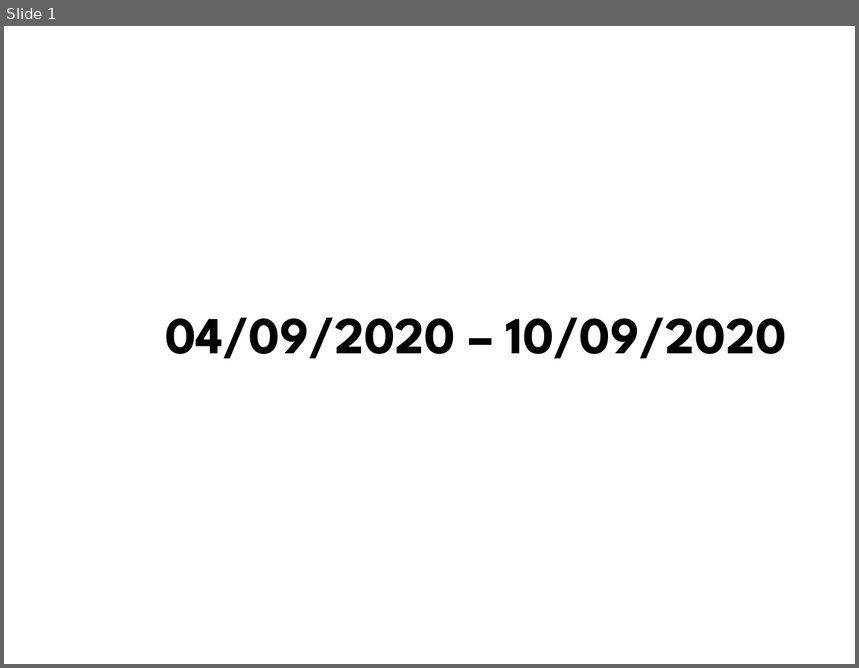
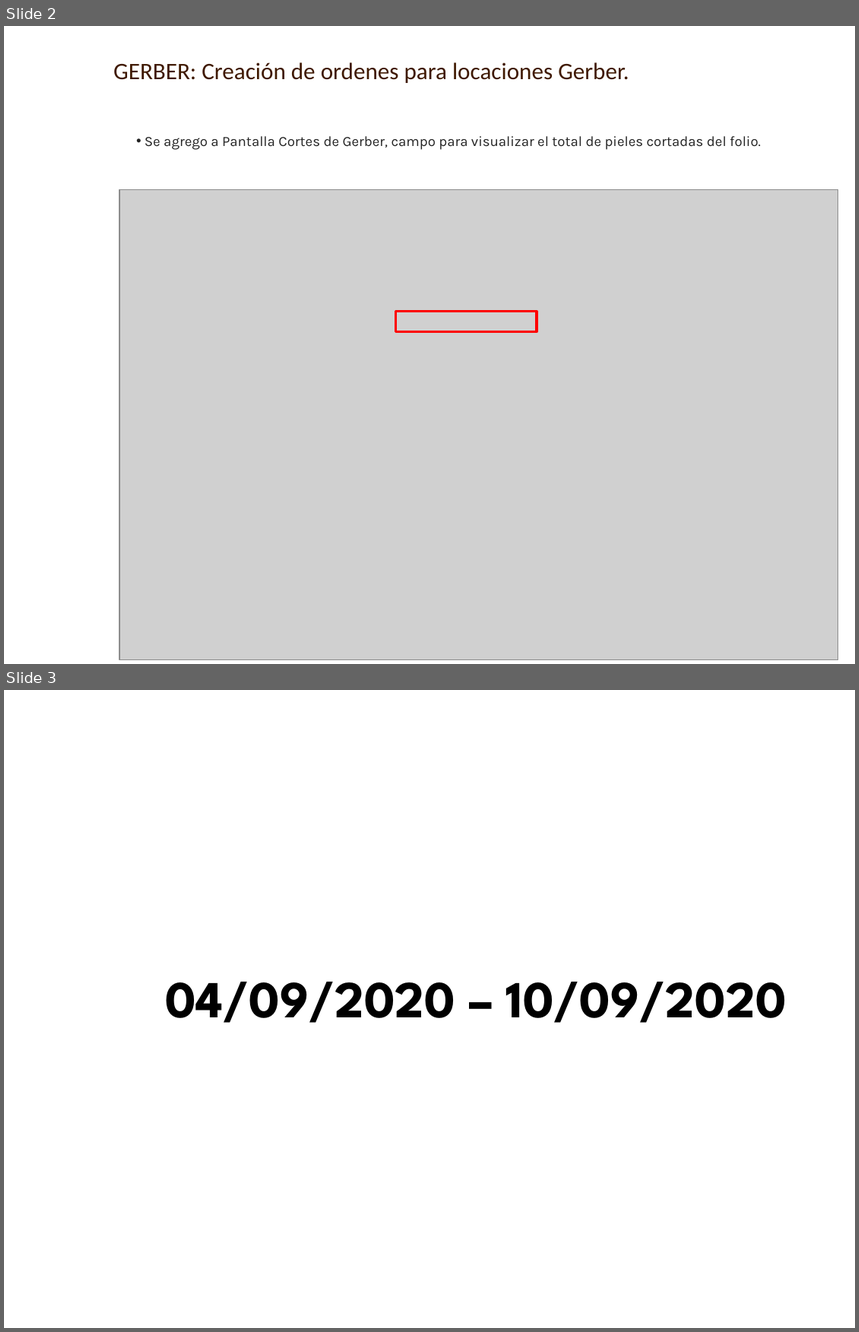
Before and after one commit to AXDELAROSA/CLASIFICACION_PIELES, a slide deck: Scripts_R100_Materiales/CORTES_GERBER/Docs/IT_DEV_CORTES_GERBER_27082020.pptx. Shown one above the other, each under a label of ours: slide 1 before the commit, slides 2 and 3 after it. The pictures are 859x668 and 859x1332 pixels, drawn with LibreOffice and Linux fonts; fonts in the diff are those of the drawing; grey boxes stand for pictures; background and template pictures are left out. Boxes give left, top, right and bottom in pixels: in the first picture for what was removed or moved away, otherwise in the second. Text is boxed around its words. In the diff, an @@ line names an element or a change of style, - is before the commit and + after.

```diff
--- a/Scripts_R100_Materiales/CORTES_GERBER/Docs/IT_DEV_CORTES_GERBER_27082020.pptx
+++ b/Scripts_R100_Materiales/CORTES_GERBER/Docs/IT_DEV_CORTES_GERBER_27082020.pptx
@@ slide 2 added at [4, 26, 855, 664], background picture (left out) @@
@@ text added at [113, 62, 629, 83], 20 pt, text #3F1900 @@
+GERBER: Creación de ordenes para locaciones Gerber.
@@ text added at [145, 136, 761, 150], 12 pt, text #222222 @@
+• Se agrego a Pantalla Cortes de Gerber, campo para visualizar el total de pieles cortadas del folio.
@@ picture added at [120, 189, 839, 660] @@
@@ rectangle added at [396, 312, 537, 332], outline #FF0000 2 pt @@
@@ what was slide 1 is now slide 3 @@
```
Also in this commit, not shown: 1 other slide added, 3 other files.
